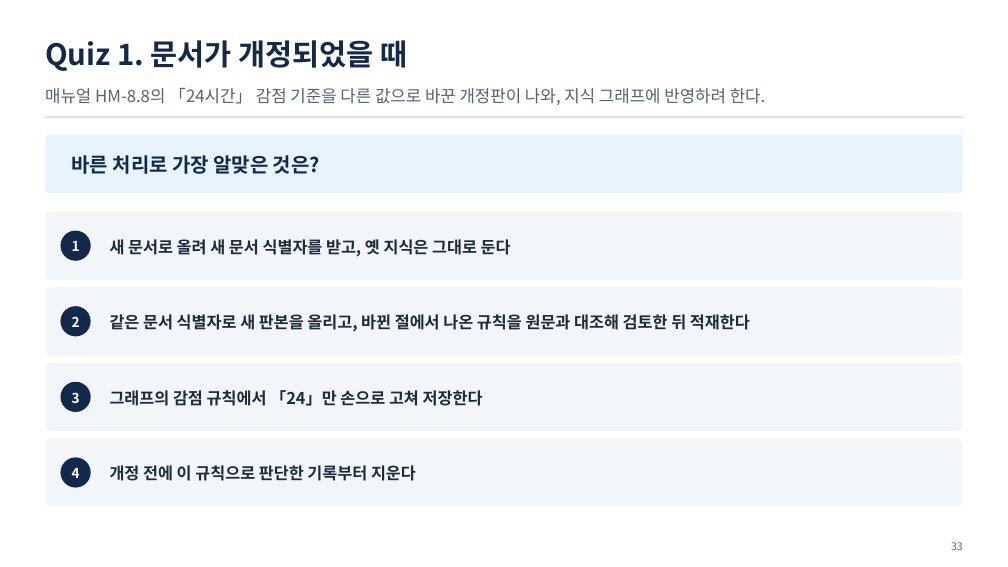
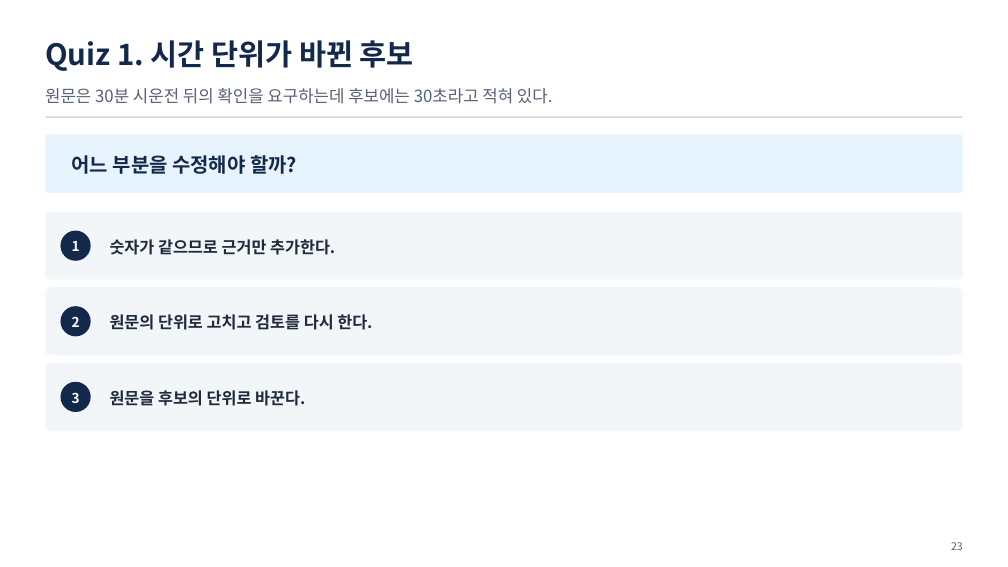
Before and after one commit to uengine-oss/hyd-iot-edu, a slide deck: slide 23 of workspace/강의제작/산출물/통합반/이론_오프라인/04회차/통합반_오프라인_04회차.pptx (slide 33 before the commit). Drawn at 1008x567 pixels with LibreOffice and Linux fonts; fonts in the diff are those of the drawing. Boxes give left, top, right and bottom in pixels: in the first picture for what was removed or moved away, otherwise in the second. Text is boxed around its words. In the diff, an @@ line names an element or a change of style, - is before the commit and + after.

```diff
--- a/workspace/강의제작/산출물/통합반/이론_오프라인/04회차/통합반_오프라인_04회차.pptx
+++ b/workspace/강의제작/산출물/통합반/이론_오프라인/04회차/통합반_오프라인_04회차.pptx
@@ text at bbox=[45, 40, 414, 71]: text changed @@
-Quiz 1. 문서가 개정되었을 때
+Quiz 1. 시간 단위가 바뀐 후보
@@ text at bbox=[45, 88, 553, 104]: text changed @@
-매뉴얼 HM-8.8의 「24시간」 감점 기준을 다른 값으로 바꾼 개정판이 나와, 지식 그래프에 반영하려 한다.
+원문은 30분 시운전 뒤의 확인을 요구하는데 후보에는 30초라고 적혀 있다.
@@ text at bbox=[72, 155, 297, 174]: text changed @@
-바른 처리로 가장 알맞은 것은?
+어느 부분을 수정해야 할까?
@@ text at bbox=[110, 239, 335, 255]: text changed @@
-새 문서로 올려 새 문서 식별자를 받고, 옛 지식은 그대로 둔다
+숫자가 같으므로 근거만 추가한다.
@@ text at bbox=[110, 314, 372, 330]: text changed @@
-같은 문서 식별자로 새 판본을 올리고, 바뀐 절에서 나온 규칙을 원문과 대조해 검토한 뒤 적재한다
+원문의 단위로 고치고 검토를 다시 한다.
@@ text at bbox=[110, 390, 305, 406]: text changed @@
-그래프의 감점 규칙에서 「24」만 손으로 고쳐 저장한다
+원문을 후보의 단위로 바꾼다.
@@ rounded rectangle removed at bbox=[45, 439, 963, 507] @@
@@ ellipse removed at bbox=[60, 457, 91, 488] @@
@@ text removed at bbox=[72, 468, 80, 478] @@
-4
@@ text removed at bbox=[110, 465, 416, 481] @@
-개정 전에 이 규칙으로 판단한 기록부터 지운다
```
Also in this commit, not shown: 9 other slides changed, 15 slides added, 25 slides removed, 13 other files.
